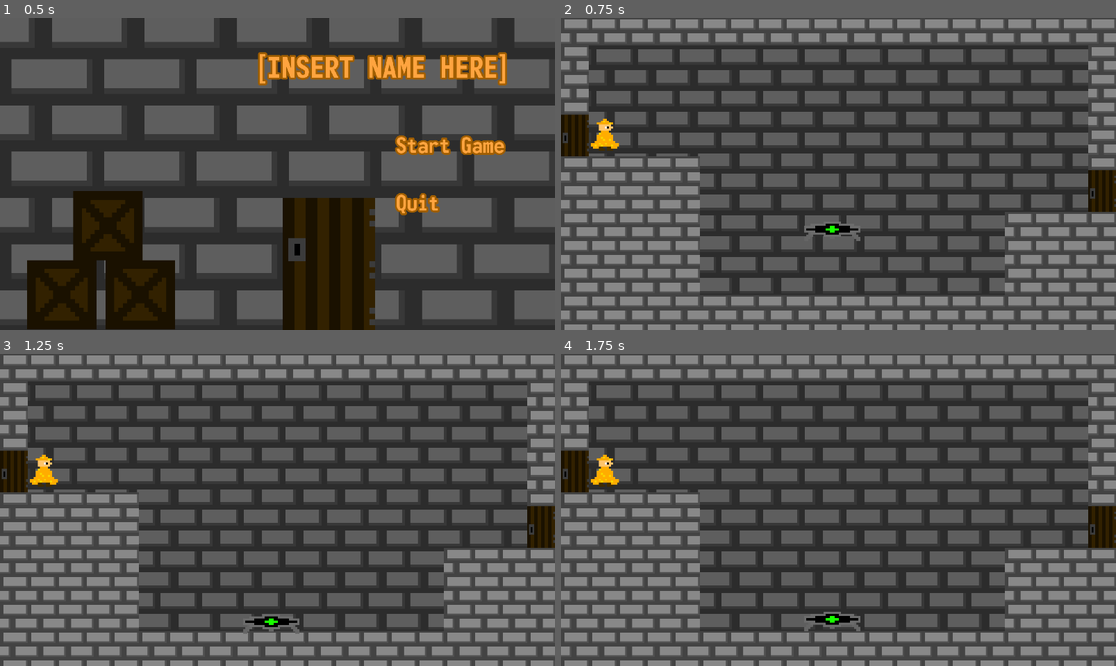
Above: before the commit, frames 1-4 (two rows, left to right).
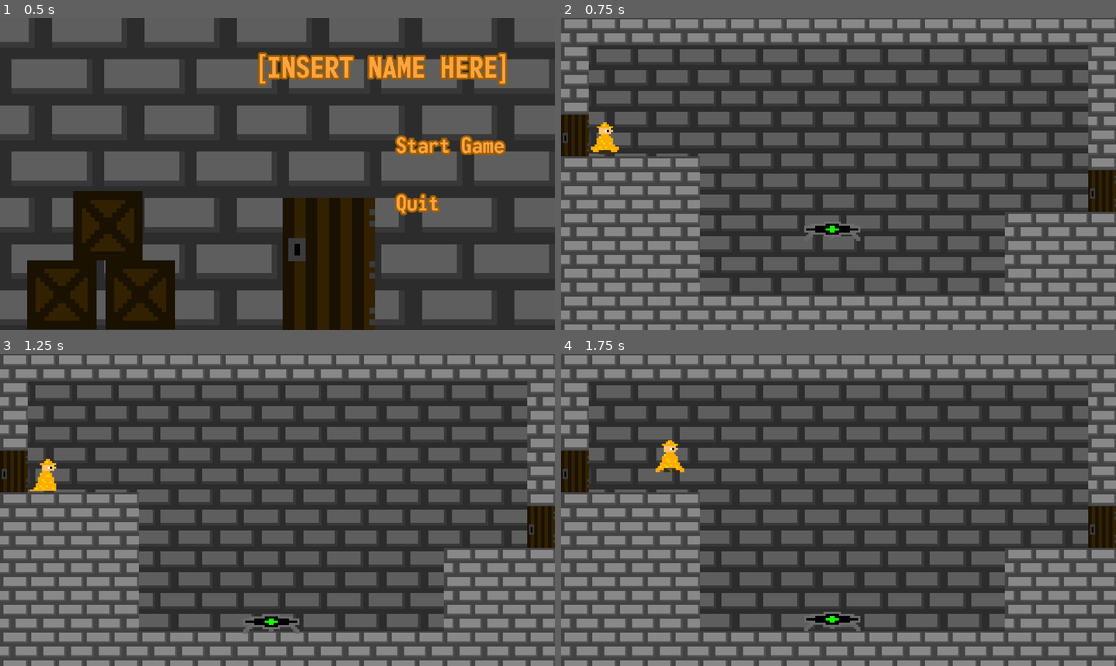
Above: after the commit, the same moments.

Repository: Gplayer128/Bouncemancer
Game: Godot game, scene res://Scenes/MainMenu.tscn
Two runs of this game, one before a commit and one after it. Both use one fixed random seed, a clock stepped at 60 frames per second and the inputs below.
Inputs (mouse positions are in pixels of both pictures, inside the frame that each line leads up to):
- Up to frame 1 (0.5 s): no input
- Up to frame 2 (0.75 s): click "Start Game" at 0.5 s
- Up to frame 3 (1.25 s): no input
- Up to frame 4 (1.75 s): tap Enter at 1.25 s; move the mouse to (960, 494) at 1.27 s; hold D (right) from 1.28 s (still down); hold 1 (1) from 1.28 s (still down); click (960, 494) at 1.42 s; tap Space (jump) at 1.52 s

Frame 1 is identical in both runs. In frame 2, 0.2% of the frame differs, in the area x 5-11%, y 32-44%; in frame 3, 0.3%; in frame 4, 0.6%, in the area x 5-23%, y 27-43%.
Error before the commit: Parse Error: Identifier "dir_start" not declared in the current scope. (res://Scripts/player.gd:49)
Error after the commit: Invalid call. Nonexistent function 'shoot' in base 'Node'. (res://Scripts/player.gd:60)

Commit message:
.

Diff:
--- a/Scripts/player.gd
+++ b/Scripts/player.gd
@@ -2,15 +2,25 @@
 
 @onready var anim_sprite: AnimatedSprite2D = $anim_sprite
 @onready var player: Marker2D = $player
+
+var bullet_manager_var
+var dir_start
 
 var speed_multiplier: float = 1.0
 
 const SPEED = 500.0
 const JUMP_VELOCITY = -400.0
 
+func _ready() -> void:
+	bullet_manager_var = get_parent().get_child(0)
+
 func _process(delta: float) -> void:
+	dir_start = player.position
+
 	if Input.is_action_just_pressed("Restart"):
 		get_tree().reload_current_scene()
+	Global.player_pos = position
+	Global.bullet_dir = dir_start - get_global_mouse_position()
 
 func _physics_process(delta: float) -> void:
 
--- /dev/null
+++ b/trampoline.tscn
@@ -0,0 +1,33 @@
+[gd_scene format=3 uid="uid://bfsw5upcnj7l4"]
+
+[ext_resource type="Script" uid="uid://dc5rjsicbtupl" path="res://crate.gd" id="1_cilbb"]
+[ext_resource type="Texture2D" uid="uid://cocpx4kor44dh" path="res://Assets/Trampoline/trampoline_green.png" id="2_iocah"]
+
+[sub_resource type="RectangleShape2D" id="RectangleShape2D_mo0jf"]
+size = Vector2(29.857979, 8.005916)
+
+[sub_resource type="RectangleShape2D" id="RectangleShape2D_eknwm"]
+size = Vector2(194, 12)
+
+[node name="Crate" type="RigidBody2D" unique_id=429924968]
+mass = 1000.0
+script = ExtResource("1_cilbb")
+
+[node name="CollisionShape2D" type="CollisionShape2D" parent="." unique_id=1280020840]
+position = Vector2(18.96154, 10.019234)
+scale = Vector2(6.5000014, 6.5000014)
+shape = SubResource("RectangleShape2D_mo0jf")
+
+[node name="TrampolineGreen" type="Sprite2D" parent="." unique_id=1805327559]
+z_index = 3
+position = Vector2(-3.846154, -1.2307693)
+scale = Vector2(7.5, 7.5)
+texture = ExtResource("2_iocah")
+
+[node name="Area2D" type="Area2D" parent="." unique_id=954542048]
+
+[node name="CollisionShape2D" type="CollisionShape2D" parent="Area2D" unique_id=1456229045]
+position = Vector2(19, -17)
+shape = SubResource("RectangleShape2D_eknwm")
+
+[connection signal="body_entered" from="Area2D" to="." method="_on_area_2d_body_entered"]
